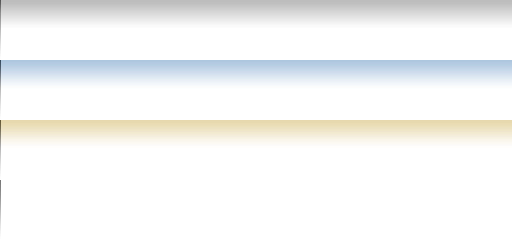
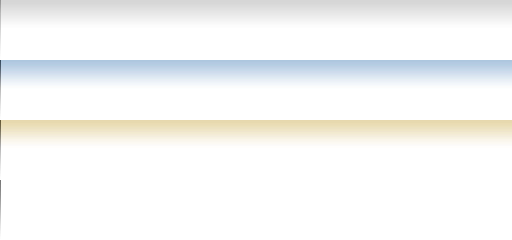
Layers edited between the first and the second 512 × 240 image:
pixels changed over bbox(0, 0, 512, 56) (layer not identified)
